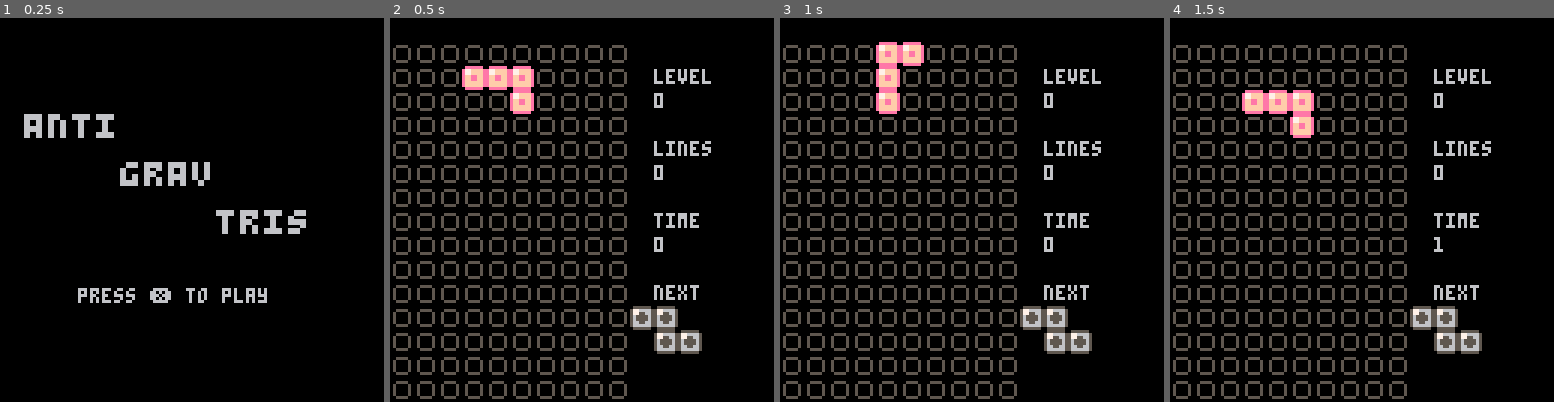
Above: before the commit, frames 1-4 (left to right).
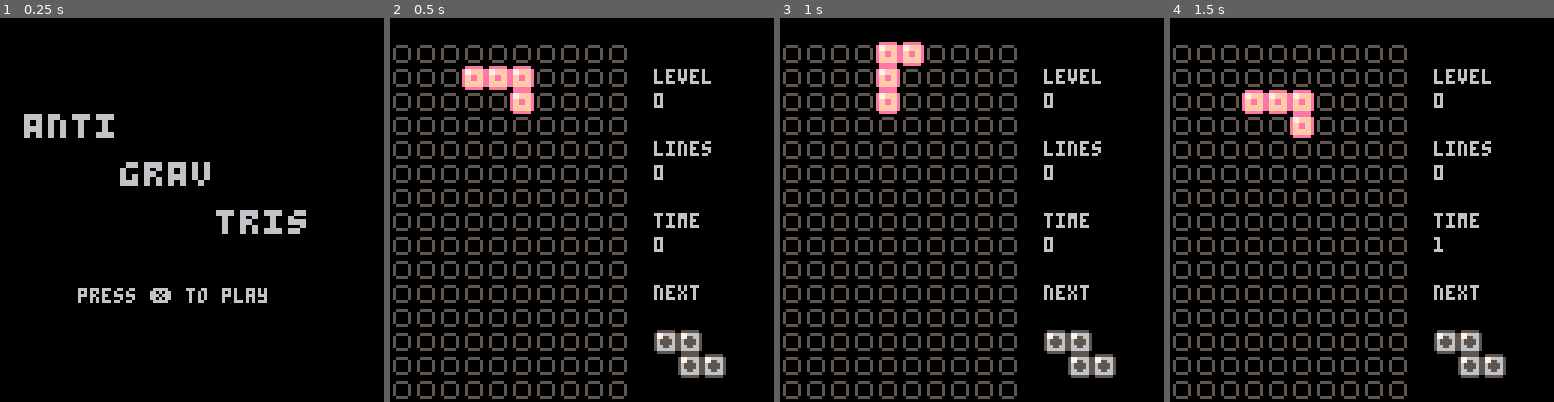
Above: after the commit, the same moments.

Repository: shimst3r/antigravtris
Game: PICO-8 cartridge antigravtris.p8
The game is run twice, just before and just after one commit, with the same random seed, the same clock (stepped at 60 frames per second) and the same inputs.
Inputs:
- Up to frame 1 (0.25 s): no input
- Up to frame 2 (0.5 s): tap X (X key) at 0.33 s
- Up to frame 3 (1 s): tap O (Z key) at 0.7 s
- Up to frame 4 (1.5 s): tap X (X key) at 1.07 s

Frame 1 is identical in both runs. In frame 2, 1.5% of the frame differs, in the area x 62-88%, y 75-94%; in frame 3, 1.5%; in frame 4, 1.5%.

Commit message:
Core Tetris functionality implemented.
Next step: Gravity!

Diff:
--- a/antigravtris.p8
+++ b/antigravtris.p8
@@ -59,7 +59,7 @@
  state.active_piece=active_piece
 
  shape=random_shape(state.active_piece.shape)
- next_piece=new_piece(12,12,shape)
+ next_piece=new_piece(13,13,shape)
  state.next_piece=next_piece
 
  grid=new_grid()
@@ -117,12 +117,20 @@
 function update_game(state)
  local _state=state
  if collision(state.active_piece,state.grid,⬇️) then
-  local bottom=get_bottom_block(state.active_piece)
-  local top=get_top_row(state.grid,state.active_piece.col)
-  if bottom.row<=top then
-   state.phase="gameover"
+  if state.active_piece.debounce==nil then
+   _state.active_piece.debounce=5
+   _state.active_piece=update_ap(state)
+  elseif state.active_piece.debounce>0 then
+   _state.active_piece.debounce-=1
+   _state.active_piece=update_ap(state)
   else
-  _state=update_pieces(state)
+   local bottom=get_bottom_block(state.active_piece)
+   local top=get_top_row(state.grid,state.active_piece.col)
+   if bottom.row<=top then
+    _state.phase="gameover"
+   else
+    _state=update_pieces(state)
+   end
   end
  else
   _state.active_piece=update_ap(state)
@@ -133,21 +141,15 @@
 
 function update_pieces(state)
  local _state=state
-
+ _state.grid=persist(state.active_piece,state.grid)
+ _state.grid,_state.lines=delete_lines(state)
+
+ if _state.lines>10*_state.level then
+  _state.level=min(9,_state.level+1)
+ end
 	local active_piece=new_piece(1,5,state.next_piece.shape)
- local next_shape=random_shape(_state.next_piece.shape)
- local next_piece=new_piece(12,12,next_shape)
-
- _state.grid=persist(_state.active_piece,_state.grid)
- local del_row_start, del_row_end=find_deletable_rows(_state.grid)
- if not del_row_start==0 then
-  for i=del_row_start,del_row_end do
-   for j=1,10 do
-    _state.grid[i][j]=colors["blank"]
-   end
-  end
-  _state.lines+=del_row_end-del_row_end+1
- end
+ local next_shape=random_shape(state.next_piece.shape)
+ local next_piece=new_piece(13,13,next_shape)
  _state.active_piece=active_piece
  _state.next_piece=next_piece
 
@@ -320,6 +322,36 @@
  return false
 end
 
+function delete_lines(state)
+ local deletable_rows={}
+ local _grid=state.grid
+ for row=1,15 do
+  if row_is_full(_grid[row]) then
+   add(deletable_rows,row)
+  end
+ end
+
+ for row in all(deletable_rows) do
+  for col=1,10 do
+   _grid[row][col]=colors["blank"]
+  end
+ end
+
+ for r in all(deletable_rows) do
+  for row=r,1,-1 do
+   if not row_is_empty(_grid[row]) then
+    for col=1,10 do
+     _grid[row+1][col]=_grid[row][col]
+     _grid[row][col]=colors["blank"]
+    end
+   end
+  end
+ end
+
+ local _lines=state.lines+#deletable_rows
+ return _grid,_lines
+end
+
 function drop(state)
  local ap=state.active_piece
  if state.time%(30-state.level)==0
@@ -329,26 +361,6 @@
  return ap
 end
 
-function find_deletable_rows(grid)
- local start_row=0
- for i=1,15 do
-  if row_is_full(grid[i]) then
-   start_row=i
-   break
-  end
- end
- if start_row==0 or start_row==15 then
-  return start_row,start_row
- end
- local end_row=0
- for i=start_row+1,15 do
-  if not row_is_full(grid[i]) then
-   return start_row,i-1
-  end
- end
- return start_row,end_row
-end
-
 function get_bottom_block(piece)
  local bottom=piece[1]
  for b in all(piece) do
@@ -398,10 +410,10 @@
 
 function new_grid()
  grid={}
- for i=1,15 do
-  grid[i]={}
-  for j=1,10 do
-   grid[i][j]=colors["blank"]
+ for row=1,15 do
+  grid[row]={}
+  for col=1,10 do
+   grid[row][col]=colors["blank"]
   end
  end
  return grid
@@ -475,9 +487,18 @@
  return piece
 end
 
+function row_is_empty(row)
+ for col=1,10 do
+  if row[col]~=colors["blank"] then
+   return false
+  end
+ end
+ return true
+end
+
 function row_is_full(row)
- for col in all(row) do
-  if col==colors["blank"] then
+ for col=1,10 do
+  if row[col]==colors["blank"] then
    return false
   end
  end
Not shown, changed: the thumbnail (__label__) section of antigravtris.p8
Not shown, changed: docs/antigravtris.js
Not shown, changed: docs/index.html
